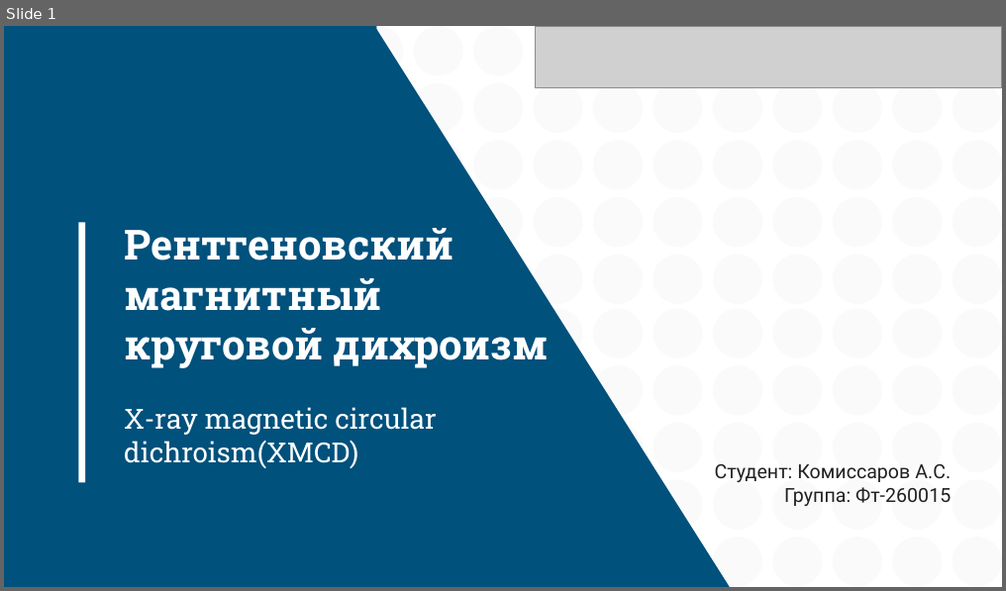
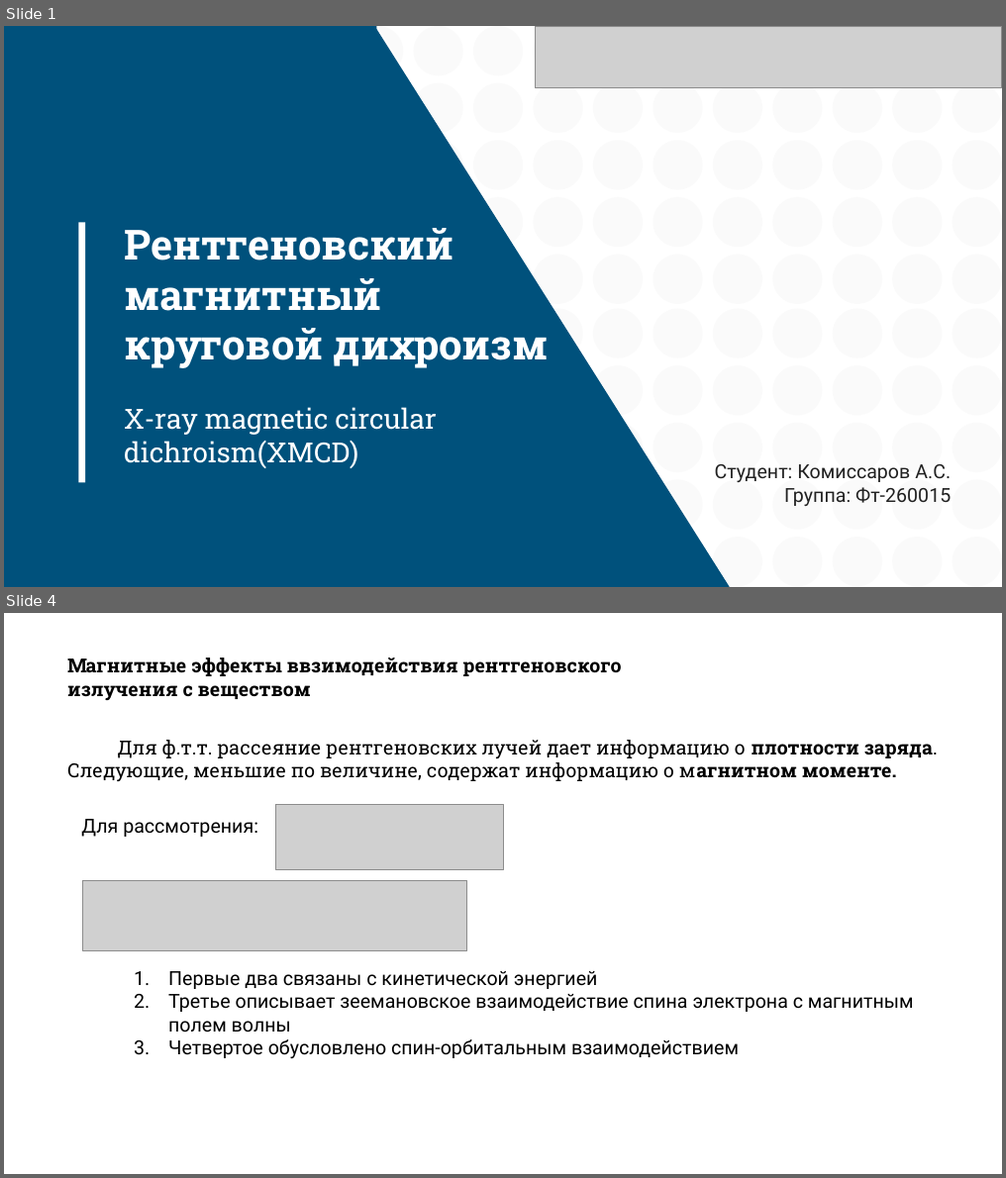
Before and after one commit to disDeal/xmcd_rs, a slide deck: slides/xmcd.pptx. Shown one above the other, each under a label of ours: slide 1 before the commit, slides 1 and 4 after it; the slides between them are not shown. The pictures are 1006x591 and 1006x1178 pixels, drawn with LibreOffice and Linux fonts; fonts in the diff are those of the drawing; grey boxes stand for pictures. Boxes give left, top, right and bottom in pixels: in the first picture for what was removed or moved away, otherwise in the second. Text is boxed around its words. In the diff, an @@ line names an element or a change of style, - is before the commit and + after.

```diff
--- a/slides/xmcd.pptx
+++ b/slides/xmcd.pptx
@@ slide 4 added at [4, 613, 1002, 1174], background #FFFFFF @@
@@ text added at [67, 658, 622, 700], 14 pt, text #000000, bold @@
+Магнитные эффекты ввзимодействия рентгеновского излучения с веществом
@@ text added at [67, 740, 938, 781], 14 pt, text #000000 @@
+Для ф.т.т. рассеяние рентгеновских лучей дает информацию о плотности заряда.
+Следующие, меньшие по величине, содержат информацию о магнитном моменте.
@@ text added at [81, 819, 258, 837], 14 pt, text #000000 @@
+Для рассмотрения:
@@ picture added at [275, 805, 503, 870] @@
@@ picture added at [83, 881, 466, 952] @@
@@ text added at [168, 971, 914, 1059], 14 pt, text #000000 @@
+1. Первые два связаны с кинетической энергией
+2. Третье описывает зеемановское взаимодействие спина электрона с магнитным полем волны
+3. Четвертое обусловлено спин-орбитальным взаимодействием
```
Also in this commit, not shown: 1 slide changed, 6 other slides added, 4 slides removed, 7 other files.
